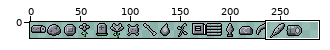
A pixel-art file gets an edit: art/items/items.aseprite. Above, an overview of the earlier version with the close-up marked.
Close-up. Earlier state:
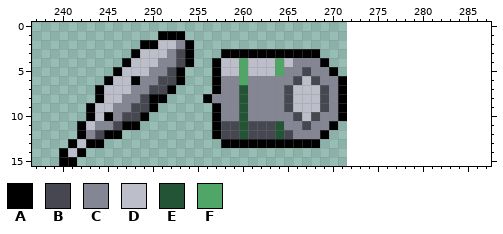
272x16 pixels, 1 frame. Shown: x 237..287, y 0..15. The old version is drawn lined up with the new one, on the new canvas.
Palette (. is transparent): A #000000  B #474751  C #848694  D #bcbeca  E #235436  F #4fa667
Pixels before, first column x 240:
 1 ...........AAA..................
 2 .........AADDCA.................
 3 ........ADDDCBA...AAAAAAAAAAA...
 4 .......ADDDCCBA..ADDFDDDFDCCCA..
 5 ......ADDDCCBA...ADDFDDDFCCBCCA.
 6 .....ADDACCBBA...ACCFCCCCCBDBCCA
 7 ....ADDDCCBBA....ACCECCCCBDDDBCA
 8 ....ADDCCBAA....ACCCECCCCBDDDBCA
 9 ...ADDCCBBA......ACCECCCCBDDDBCA
10 ...ADACBBA.......ACCECCCCCBDBCCA
11 ..ADCCBAA........ABBEBBBECCBCCA.
12 ..ACBAA..........ABBEBBBEBCCCA..
13 .ADAA.............AAAAAAAAAAA...
14 ADA.............................
15 AA..............................
The result:
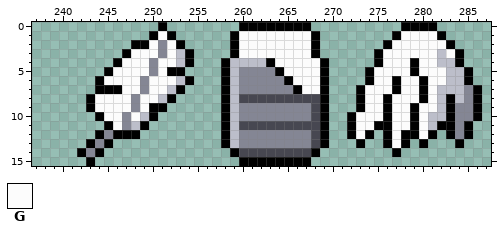
Colours new in this view: G #fcfcfc
What changed:
canvas 272x16 -> 288x16
Changed rows in their new state; - is an unchanged pixel.
first column x 240:
 0 -----------A--------AAAAAAAA----------AAAA-----
 1 ----------AG-.-----AGGGGGGGGA--------AGGGGA----
 2 --------A-GCGA.----AGGGGGGGGA-------AGGGGGGA---
 3 -------AGGGCGD----.-GGGGGGGG-------AGGGGGGDGA--
 4 ------AGGGCGGD---.A-D--AGGGGG------AGGGAGGDDA--
 5 -----AGGGG-GA----.A-CCCCAGGGGA.---AGGGGAGGGDDA-
 6 ----AGGGG-GGGDA--.ADC----AGGGA..--AGGAGGAGGDDA-
 7 -----AAGG-GGDA---.ADC----CAGGA..-AGGGAGGAGDDDCA
 8 ---AGGGG-GGDA---..ADBBBBB-BBBA..-AGGAGGGAGDADCA
 9 ----GGGGCG-A-----.ADC----CCCBA..-AGGAGGAGGDACCA
10 ---.AGGCGDA------.ADC-----CC-A..AGGGAGGAGDDACCA
11 --...AGCDA-------.ADB---BBB-BA.-AGGAAGGAGDAACA-
12 --..AC-AA--------.ADCCCCCC--B---AGA-AGAAGA-ACA-
13 -..-CA-------------DCCCCCCCCBA---A--AGA-A---A--
14 ..-CA--------------ABBBBBBBBA--------A---------
15 ..-A----------------AAAAAAAA-------------------
Pixel boxes of the changes (left, top, right, bottom) in both close-ups:
changed: (59, 22, 482, 166)
